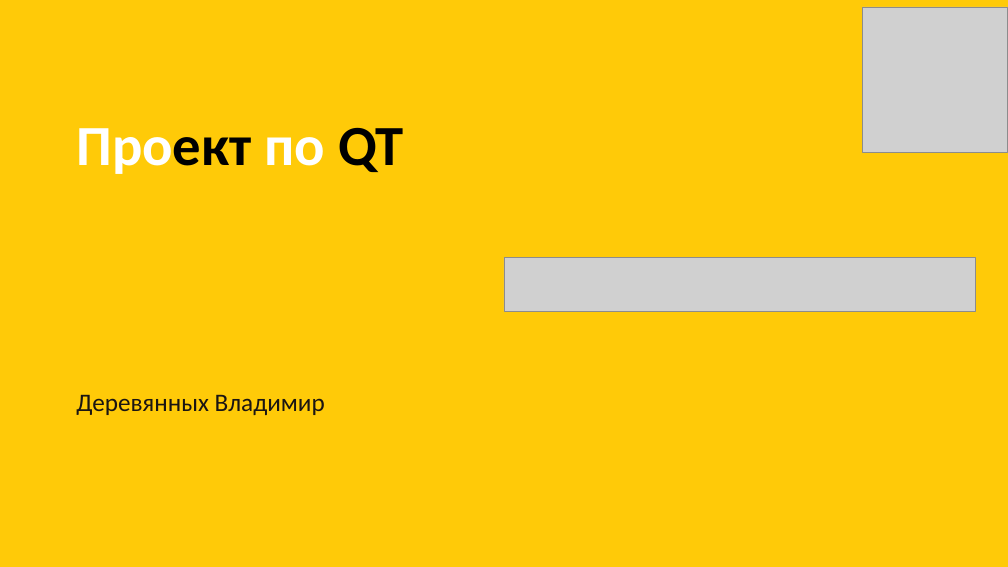
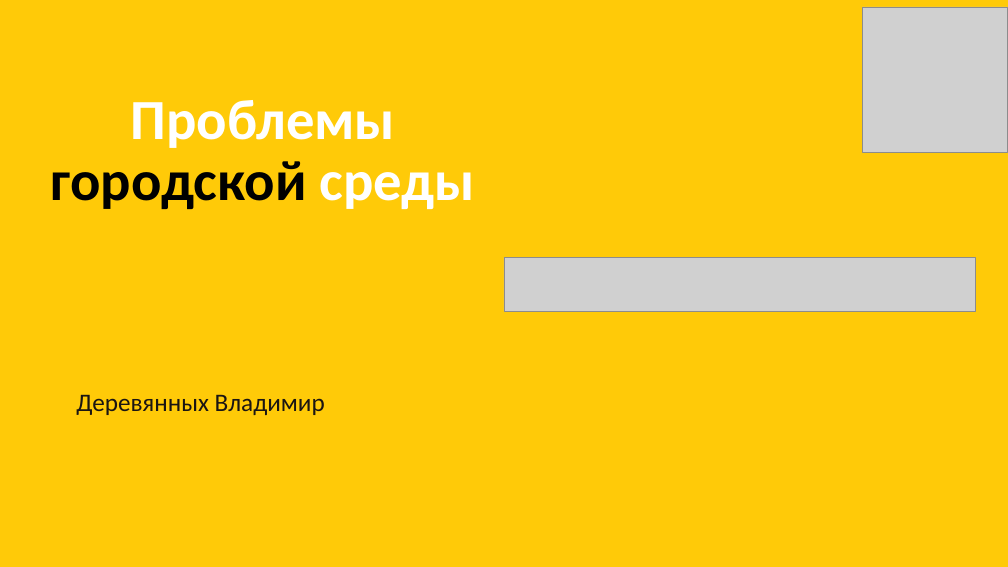
Before and after one commit to Vovadoes/Hackathon, a slide deck: slide 1 of stroitelniy-project_1.pptx. Drawn at 1008x567 pixels with LibreOffice and Linux fonts; fonts in the diff are those of the drawing; grey boxes stand for pictures; background and template pictures are left out. Boxes give left, top, right and bottom in pixels: in the first picture for what was removed or moved away, otherwise in the second. Text is boxed around its words. In the diff, an @@ line names an element or a change of style, - is before the commit and + after.

```diff
--- a/stroitelniy-project_1.pptx
+++ b/stroitelniy-project_1.pptx
@@ title at (x1=51, y1=100, x2=475, y2=209): text changed @@
-Проект по QT
+Проблемы городской среды
```
Also in this commit, not shown: 2 other slides changed, 1 slide added, 1 other file.
